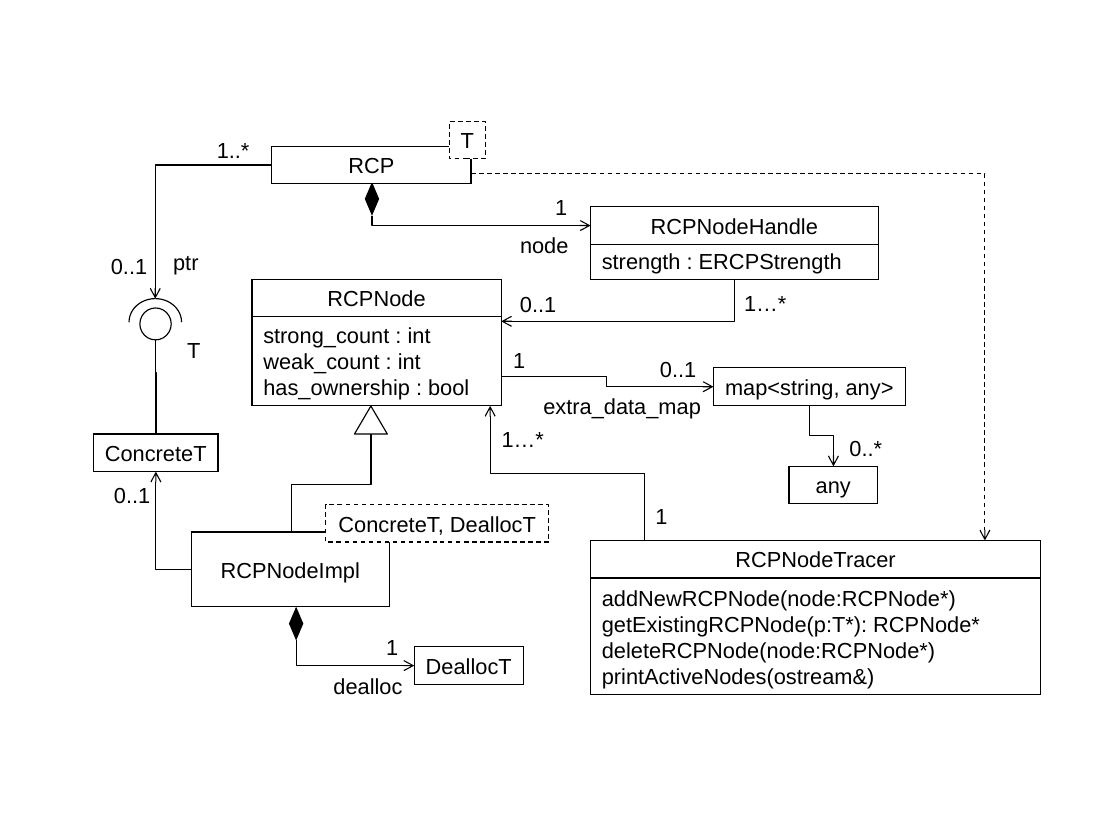
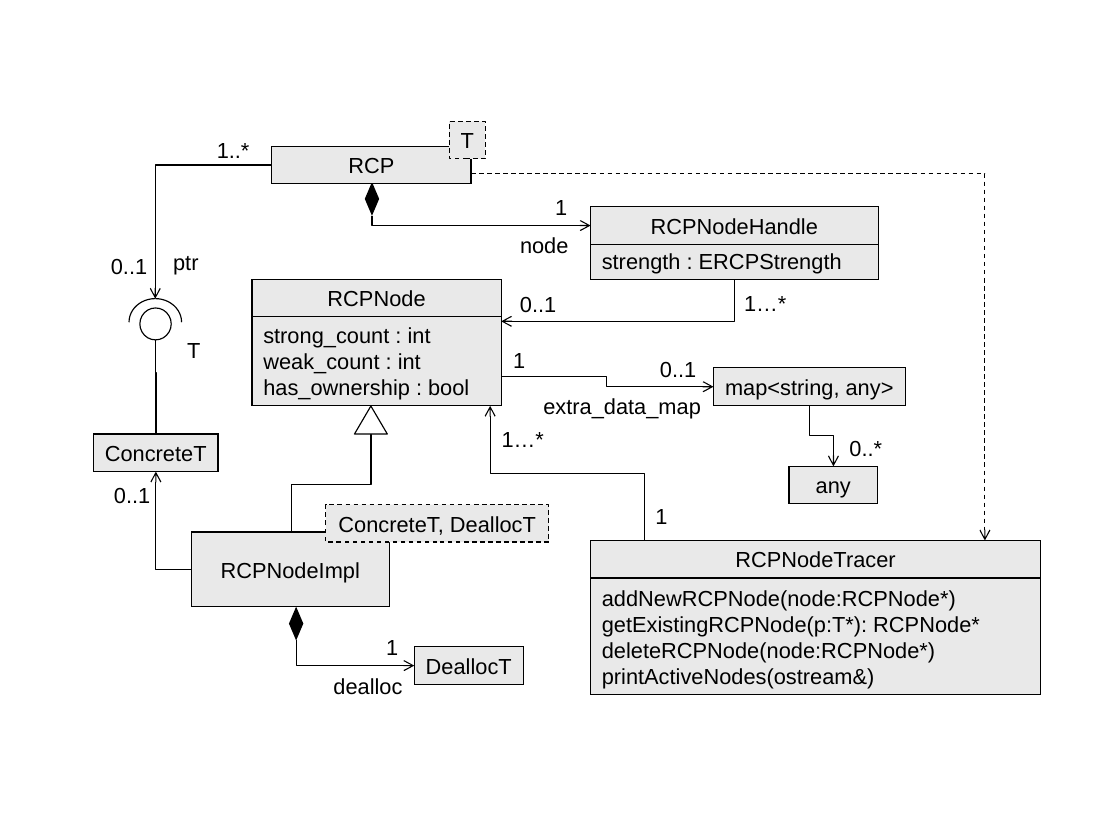
Before and after one commit to bartlettroscoe/TeuchosMMDocs, a slide deck: slide 1 of memory_management_report/TeuchosRCPDesign.ppt. Drawn at 1120x840 pixels with LibreOffice and Linux fonts; fonts in the diff are those of the drawing. Boxes give left, top, right and bottom in pixels: in the first picture for what was removed or moved away, otherwise in the second. Text is boxed around its words. In the diff, an @@ line names an element or a change of style, - is before the commit and + after.

```diff
--- a/memory_management_report/TeuchosRCPDesign.ppt
+++ b/memory_management_report/TeuchosRCPDesign.ppt
@@ fill #FFFFFF to #E9E9E9 in 14 elements at (414, 647, 523, 684), (790, 466, 878, 503), (713, 368, 905, 405), (94, 435, 218, 472), (590, 242, 878, 279), (590, 207, 878, 244), (192, 532, 390, 607), (326, 505, 549, 542), (590, 579, 1040, 696), (590, 541, 1040, 578), (272, 147, 472, 184), (252, 316, 502, 405), (252, 279, 502, 316), (449, 121, 485, 158) @@
```
Also in this commit, not shown: 18 other files.
